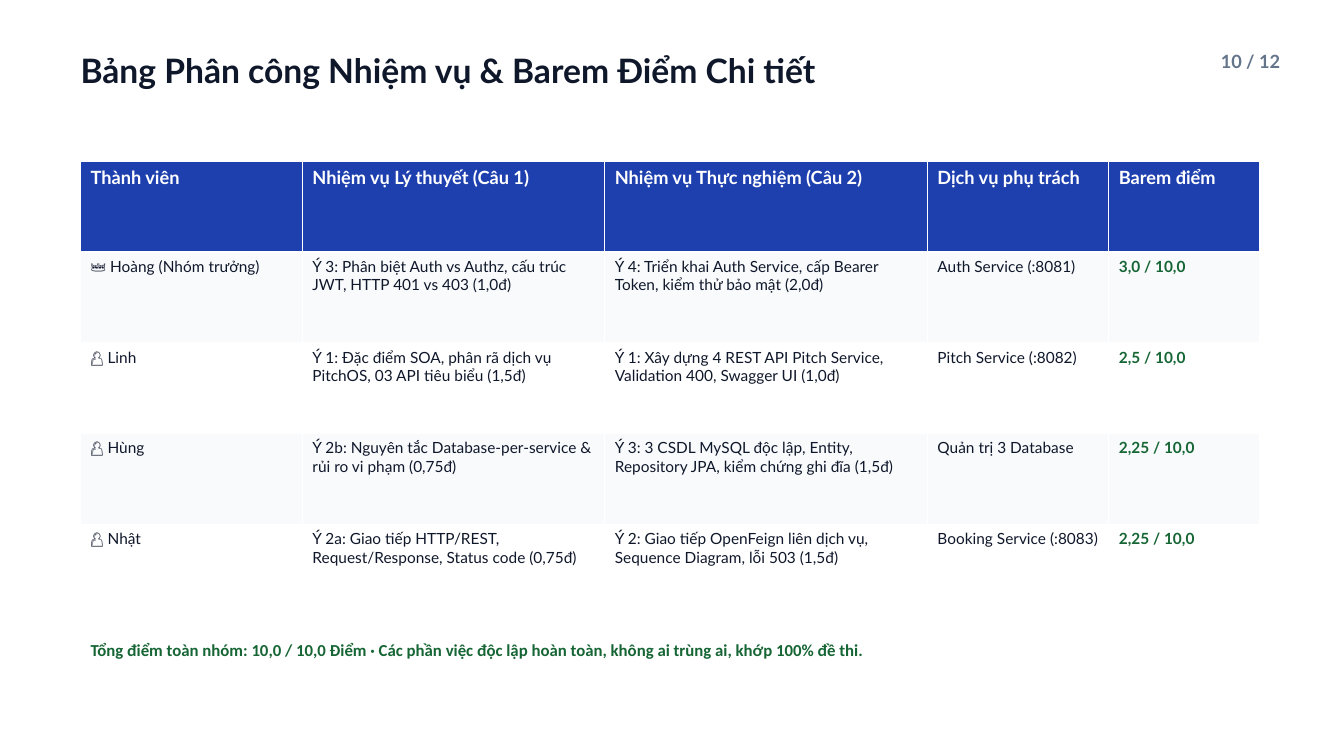
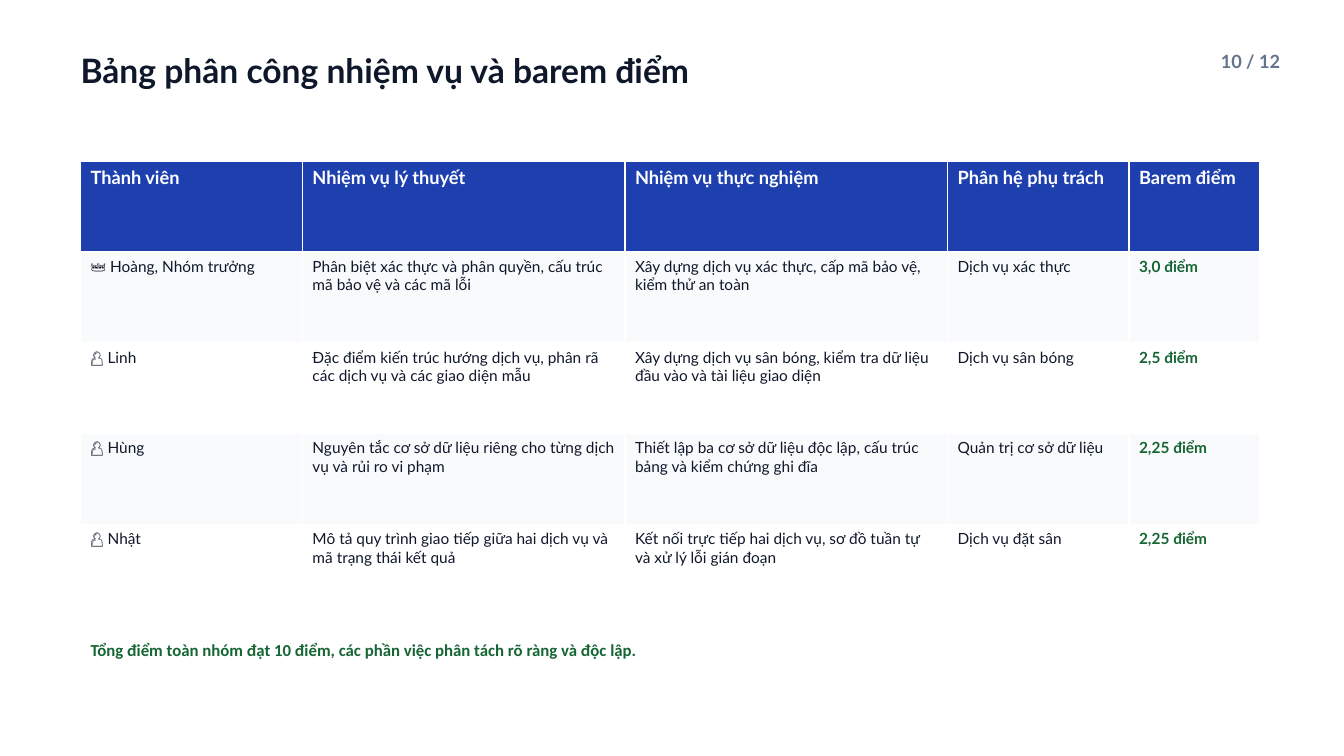
Before and after one commit to viduchung/PTPM, a slide deck: slide 10 of docs/PitchOS-mo-hinh-kien-truc.pptx. Drawn at 1344x756 pixels with LibreOffice and Linux fonts; fonts in the diff are those of the drawing. Boxes give left, top, right and bottom in pixels: in the first picture for what was removed or moved away, otherwise in the second. Text is boxed around its words. In the diff, an @@ line names an element or a change of style, - is before the commit and + after.

```diff
--- a/docs/PitchOS-mo-hinh-kien-truc.pptx
+++ b/docs/PitchOS-mo-hinh-kien-truc.pptx
@@ text at [81,55,689,90]: text changed @@
-Bảng Phân công Nhiệm vụ & Barem Điểm Chi tiết
+Bảng phân công nhiệm vụ và barem điểm
@@ table at [81,161,1260,615] @@
-row 1: Thành viên | Nhiệm vụ Lý thuyết (Câu 1) | Nhiệm vụ Thực nghiệm (Câu 2) | Dịch vụ phụ trách | Barem điểm
+row 1: Thành viên | Nhiệm vụ lý thuyết | Nhiệm vụ thực nghiệm | Phân hệ phụ trách | Barem điểm
-row 2: 👑 Hoàng (Nhóm trưởng) | Ý 3: Phân biệt Auth vs Authz, cấu trúc JWT, HTTP 401 vs 403 (1,0đ) | Ý 4: Triển khai Auth Service, cấp Bearer Token, kiểm thử bảo mật (2,0đ) | Auth Service (:8081) | 3,0 / 10,0
+row 2: 👑 Hoàng, Nhóm trưởng | Phân biệt xác thực và phân quyền, cấu trúc mã bảo vệ và các mã lỗi | Xây dựng dịch vụ xác thực, cấp mã bảo vệ, kiểm thử an toàn | Dịch vụ xác thực | 3,0 điểm
-row 3: 👤 Linh | Ý 1: Đặc điểm SOA, phân rã dịch vụ PitchOS, 03 API tiêu biểu (1,5đ) | Ý 1: Xây dựng 4 REST API Pitch Service, Validation 400, Swagger UI (1,0đ) | Pitch Service (:8082) | 2,5 / 10,0
+row 3: 👤 Linh | Đặc điểm kiến trúc hướng dịch vụ, phân rã các dịch vụ và các giao diện mẫu | Xây dựng dịch vụ sân bóng, kiểm tra dữ liệu đầu vào và tài liệu giao diện | Dịch vụ sân bóng | 2,5 điểm
-row 4: 👤 Hùng | Ý 2b: Nguyên tắc Database-per-service & rủi ro vi phạm (0,75đ) | Ý 3: 3 CSDL MySQL độc lập, Entity, Repository JPA, kiểm chứng ghi đĩa (1,5đ) | Quản trị 3 Database | 2,25 / 10,0
+row 4: 👤 Hùng | Nguyên tắc cơ sở dữ liệu riêng cho từng dịch vụ và rủi ro vi phạm | Thiết lập ba cơ sở dữ liệu độc lập, cấu trúc bảng và kiểm chứng ghi đĩa | Quản trị cơ sở dữ liệu | 2,25 điểm
-row 5: 👤 Nhật | Ý 2a: Giao tiếp HTTP/REST, Request/Response, Status code (0,75đ) | Ý 2: Giao tiếp OpenFeign liên dịch vụ, Sequence Diagram, lỗi 503 (1,5đ) | Booking Service (:8083) | 2,25 / 10,0
+row 5: 👤 Nhật | Mô tả quy trình giao tiếp giữa hai dịch vụ và mã trạng thái kết quả | Kết nối trực tiếp hai dịch vụ, sơ đồ tuần tự và xử lý lỗi gián đoạn | Dịch vụ đặt sân | 2,25 điểm
@@ text at [91,643,636,659]: text changed @@
-Tổng điểm toàn nhóm: 10,0 / 10,0 Điểm · Các phần việc độc lập hoàn toàn, không ai trùng ai, khớp 100% đề thi.
+Tổng điểm toàn nhóm đạt 10 điểm, các phần việc phân tách rõ ràng và độc lập.
```
Also in this commit, not shown: 9 other slides changed, 8 other files.
